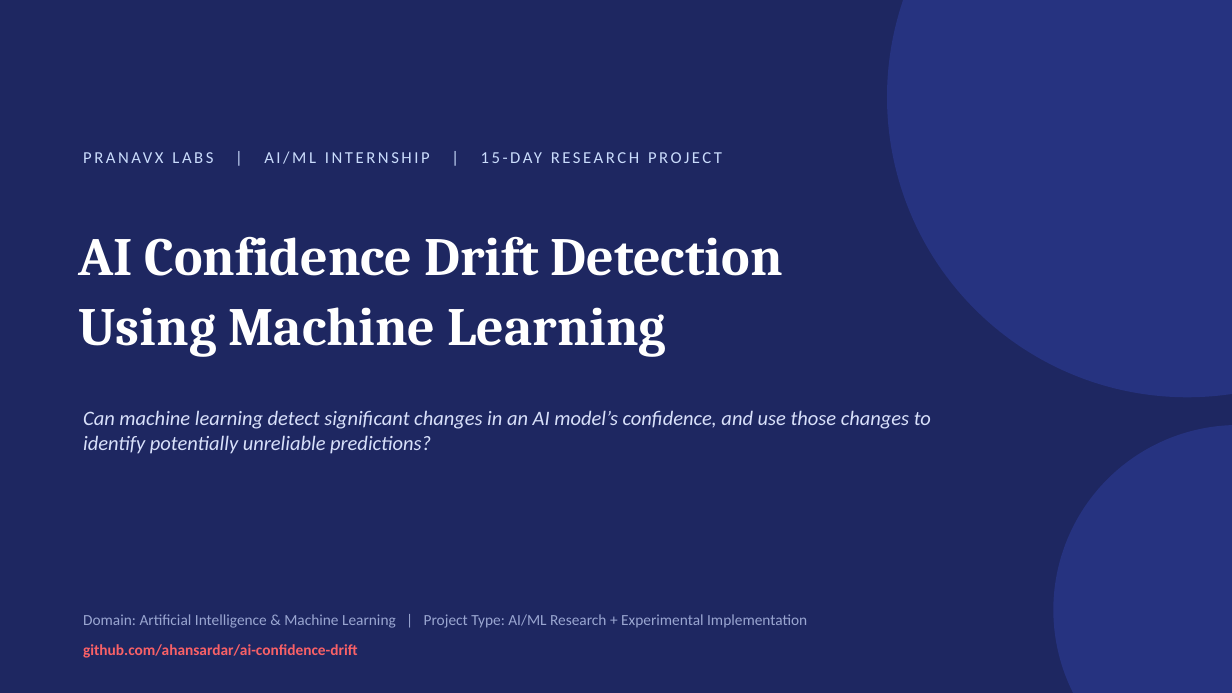
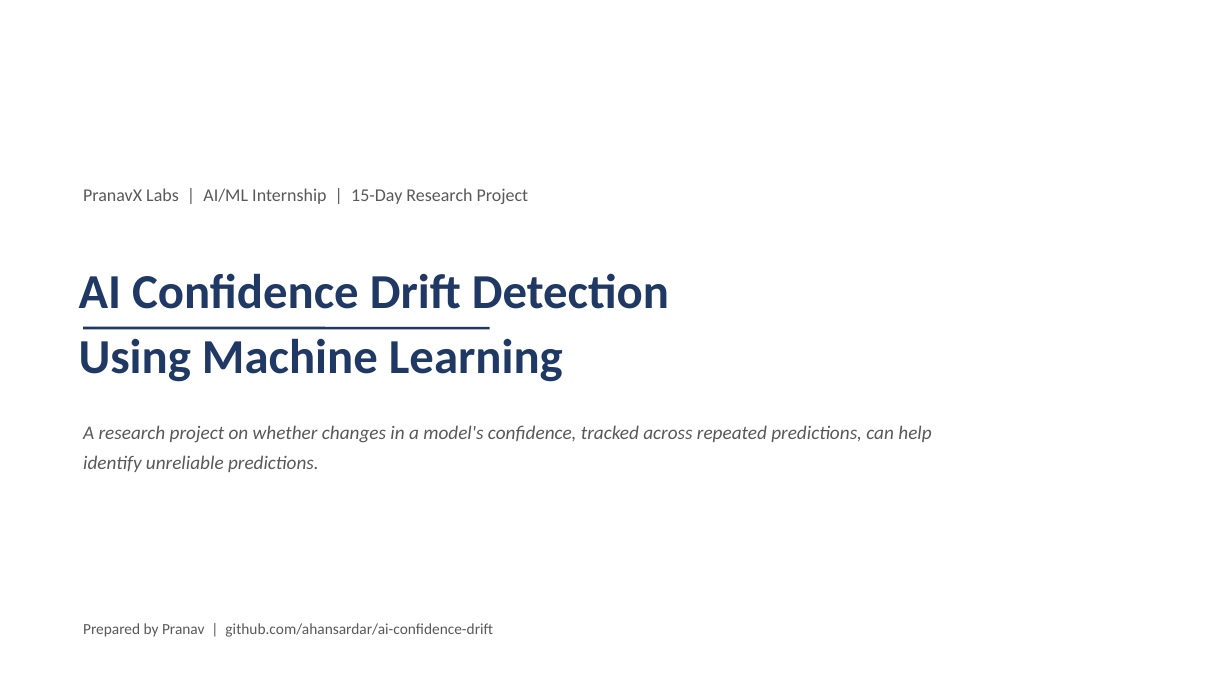
Before and after one commit to ahansardar/ai-confidence-drift, a slide deck: slide 1 of reports/presentation/AI_Confidence_Drift_Presentation.pptx. Drawn at 1232x693 pixels with LibreOffice and Linux fonts; fonts in the diff are those of the drawing. Boxes give left, top, right and bottom in pixels: in the first picture for what was removed or moved away, otherwise in the second. Text is boxed around its words. In the diff, an @@ line names an element or a change of style, - is before the commit and + after.

Commit message:
Simplify presentation design and rewrite research report in first person
- Presentation: dropped gradient backgrounds, badge circles and heavy
  stat-card styling for a plain white-background academic layout with
  simple bullet lists, one accent color, and native charts kept
- Research report: rewritten in first-person voice (I/we), plain
  language, no em dashes, same underlying data and numbers

```diff
--- a/reports/presentation/AI_Confidence_Drift_Presentation.pptx
+++ b/reports/presentation/AI_Confidence_Drift_Presentation.pptx
@@ background #1E2761 to #FFFFFF @@
@@ ellipse removed at (x1=887, y1=0, x2=1232, y2=397) @@
@@ text at (x1=83, y1=188, x2=529, y2=204): text changed; size 13 to 14 pt; text colour #CADCFC to #595959 @@
-PRANAVX LABS | AI/ML INTERNSHIP | 15-DAY RESEARCH PROJECT
+PranavX Labs | AI/ML Internship | 15-Day Research Project
@@ text "AI Confidence Drift Detection" moved from (x1=79, y1=236, x2=783, y2=357) to (x1=79, y1=273, x2=669, y2=382) @@
@@ text "AI Confidence Drift Detection" at (x1=79, y1=273, x2=669, y2=382): size 42 to 38 pt, font Cambria to Calibri, text colour #FFFFFF to #1F3864; line spacing 1.08 to 1.1 @@
@@ line added from (83, 328) to (490, 328), #1F3864 2 pt @@
@@ text at (x1=83, y1=425, x2=931, y2=472): text changed; size 16 to 15 pt; text colour #D8E0FA to #595959 @@
-Can machine learning detect significant changes in an AI model’s confidence, and use those changes to identify potentially unreliable predictions?
+A research project on whether changes in a model's confidence, tracked across repeated predictions, can help identify unreliable predictions.
@@ ellipse removed at (x1=1054, y1=425, x2=1232, y2=693) @@
@@ text at (x1=83, y1=623, x2=493, y2=637): text changed; text colour #F96167 to #595959; bold off @@
-github.com/ahansardar/ai-confidence-drift
+Prepared by Pranav | github.com/ahansardar/ai-confidence-drift
@@ text removed at (x1=83, y1=614, x2=807, y2=628) @@
-Domain: Artificial Intelligence & Machine Learning | Project Type: AI/ML Research + Experimental Implementation
```
Also in this commit, not shown: 11 other slides changed, 2 slides added, 2 slides removed, 1 other file.
